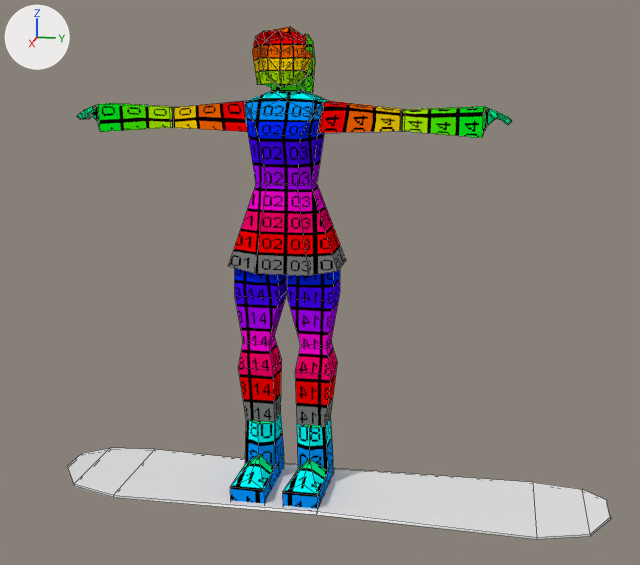
One commit to the Blender file Assets/Models/Blender/Florence_V0.blend: the scene before it, then after it.
One viewpoint serves both versions: a camera (50 mm lens) standing at (3.69, 0.91, 1.91) and looking at (0.01, 0.17, 0.99). Every picture has the same lights, and +X, +Y and +Z are marked at upper left. Mesh edges are drawn as thin lines.

Before the edit, the objects in view are built like this:
```python
me_model = bpy.data.meshes.new('Model')
me_model.from_pydata(...)  # 245 vertices, 329 faces; spans x -0.17..0.29, y -0.96..0.96, z 0.0..2.07
me_model.materials.append(mat_testmat)  # picture img_rainbowtest_png_001
me_plane = bpy.data.meshes.new('Plane')
me_plane.from_pydata(...)  # 28 vertices, 26 faces; spans x -1.25..1.25, y -0.26..0.26, z 0.0..0.04
ob_board = bpy.data.objects.new('Board', me_plane)
ob_board.location = (0.0, 0.2, 0.0)
ob_board.rotation_euler = (0.0, 0.0, 1.571)  # degrees (0, 0, 90)
ob_character = bpy.data.objects.new('Character', me_model)
ob_character.location = (-0.1, 0.0, 0.0)
```
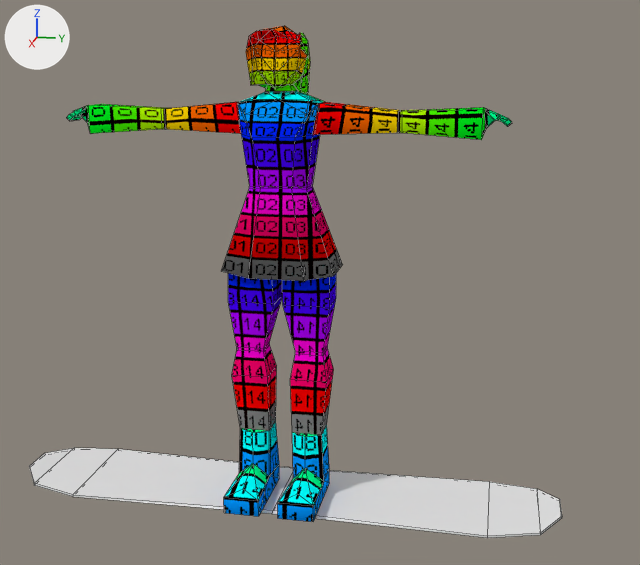
Where the newer file only moved an object's origin or applied its transform, the numbers keep the older frame.

Scene script edits in JSON lines:
```json
{"block": "me_model", "where": "me_model.from_pydata(...)  # 245 vertices, 329 faces; spans x -0.17..0.29, y -0.96..0.96, z 0.0..2.07"}
{"block": "me_model", "where": "# used by ob_character; location = (-0.1, 0.0, 0.0)"}
{"block": "me_model", "change": "me_model part 1: its shading normals changed"}
{"block": "me_plane", "where": "me_plane.from_pydata(...)  # 28 vertices, 26 faces; spans x -1.25..1.25, y -0.26..0.26, z 0.0..0.04"}
{"block": "me_plane", "where": "# used by ob_board; location = (0.0, 0.2, 0.0); rotation_euler = (0.0, 0.0, 1.571), in degrees (0, 0, 90)"}
{"block": "me_plane", "change": "me_plane part 2: the whole mesh is moved by (-0.2, 0.0, -0.02)"}
{"op": "set", "path": "ob_character.location", "old": "(-0.1, 0.0, 0.0)", "new": "(0.0, 0.0, 0.0)"}
```

Pixel boxes (x1, y1, x2, y2) of what changed, in the pictures (640 x 565 px):
```json
{"object": "Character", "change": "shading changed, moved", "before": [77, 27, 512, 509], "after": [66, 26, 512, 522]}
{"object": "Board", "change": "mesh moved", "before": [67, 448, 611, 539], "after": [29, 448, 562, 538]}
```
